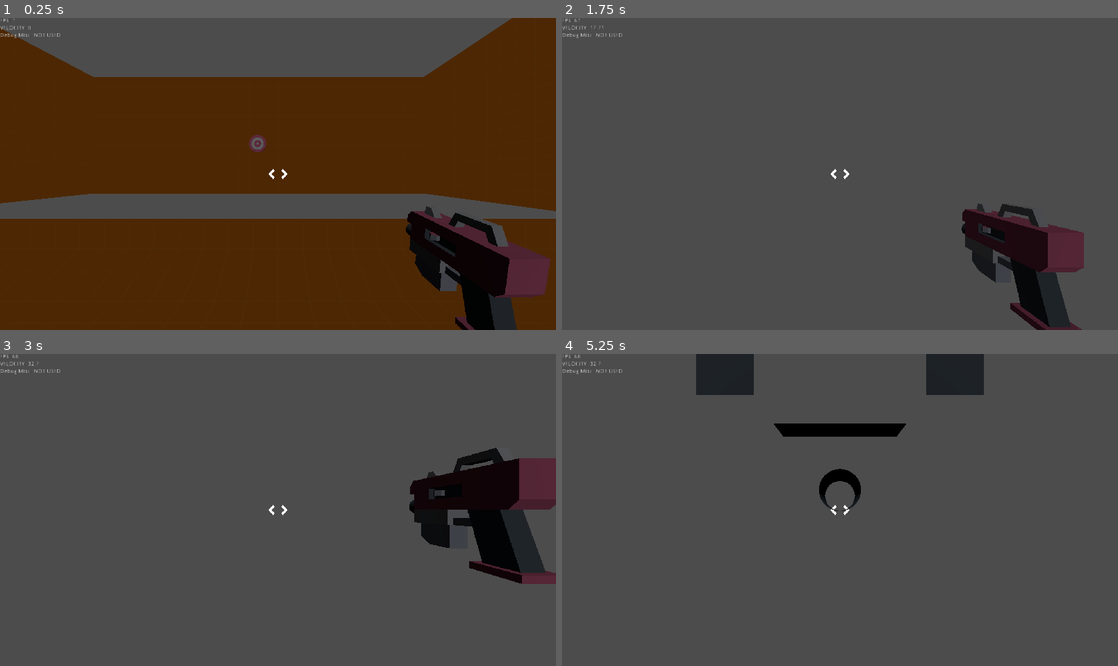
Above: before the commit, frames 1-4 (two rows, left to right).
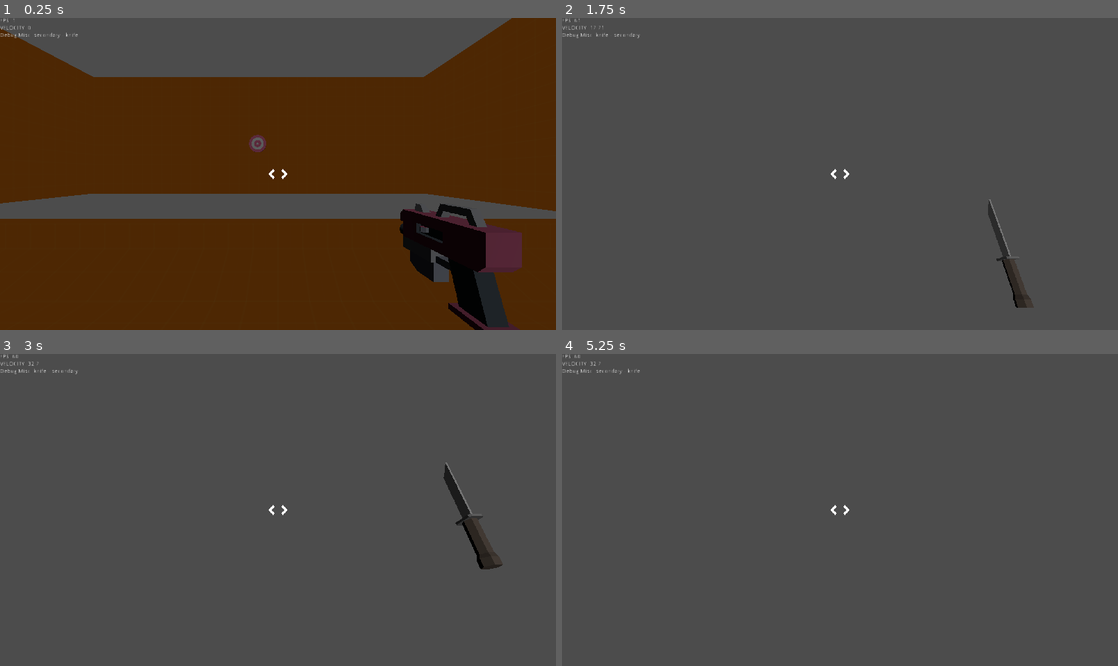
Above: after the commit, the same moments.

Repository: tengkuizdihar/competitive-fps
Game: Godot game, scene res://TestLevel.tscn
The game is run twice, just before and just after one commit, with the same random seed, the same clock (stepped at 60 frames per second) and the same inputs.
Inputs (mouse positions are in pixels of both pictures, inside the frame that each line leads up to):
- Up to frame 1 (0.25 s): no input
- Up to frame 2 (1.75 s): move the mouse to (867, 174) at 0.52 s; hold W (player_forward) from 0.53 s (still down); click (867, 174) at 0.6 s; tap Space (player_jump) at 0.77, 1.52 s; right-click (867, 174) at 0.8 s; move the mouse to (812, 174) at 1.27 s; right-click (812, 174) at 1.35 s; tap 3 (player_weapon_gun_knife, bound only after the commit) at 1.55 s
- Up to frame 3 (3 s): keep holding W (player_forward); tap Enter at 2 s; move the mouse to (289, 503) at 2.02 s; tap 3 (player_weapon_gun_knife, bound only after the commit) at 2.1 s; tap 1 (player_weapon_gun_primary, bound only after the commit) at 2.3, 2.85 s; move the mouse to (272, 516) at 2.77 s
- Up to frame 4 (5.25 s): keep holding W (player_forward); tap Space (player_jump) at 3.02, 3.5, 3.77, 4.52 s; tap 2 (player_weapon_gun_secondary, bound only after the commit) at 3.05, 3.6 s; move the mouse to (878, 513) at 3.52 s; tap Q (player_weapon_swap, bound only after the commit) at 3.8, 4.35 s; move the mouse to (795, 506) at 4.27 s; click (795, 506) at 4.55 s; move the mouse to (845, 510) at 5.02 s; hold Ctrl (player_crouch) from 5.03 s (still down)

The runs differ from the first frame. In frame 1, 4.0% of the frame differs, in the area x 0-100%, y 3-100%; in frame 2, 5.3%; in frame 3, 7.2%, in the area x 6-100%, y 4-74%; in frame 4, 4.1%.

Commit message:
Resolve "Add melee weapon"

Diff:
--- /dev/null
+++ b/compegodot/global.gd
@@ -0,0 +1,7 @@
+extends Node
+
+enum WEAPON_TYPE {
+	AUTOMATIC,
+	SEMI_AUTOMATIC,
+	KNIFE
+}
--- a/compegodot/player/Player.gd
+++ b/compegodot/player/Player.gd
@@ -17,7 +17,16 @@
 onready var mouse_sensitivity = 0.0008  # radians/pixel, TODO: refactor to game settings
 onready var current_acceleration = GROUND_ACCELERATION
 onready var center_raycast = $Pivot/Camera/CenterRaycast
-onready var gun: GenericGun = $Pivot/Camera/PM9
+
+### Gun Variables
+onready var weapon: GenericWeapon = $Pivot/Camera/GunContainer/PM9
+onready var current_weapon = "secondary"
+onready var last_weapon_used = "knife"
+onready var weapons = {
+	"primary": null,
+	"secondary": $Pivot/Camera/GunContainer/PM9,
+	"knife": $Pivot/Camera/GunContainer/KF1
+}
 
 ### A counter that will increase as many times as it jumps until it's on the floor again
 var jump_counter = 0
@@ -100,6 +109,7 @@
 	#           this will ensure possibilities for multiplayer in the future
 	manage_crouching(delta)
 	handle_movement(get_movement_input($Pivot/Camera.global_transform.basis), delta)
+	handle_weapon_selection()
 	fire_to_direction()
 
 ###########################################################
@@ -187,21 +197,78 @@
 
 	State.change_state("DEBUG_PLAYER_VELOCITY", stepify(final_velocity.length(), 0.01))
 
-# TODO: fire to direction on the same frame when pressed
-# TODO: use gun inaccuracy + movement inaccuracy
-# TODO: use gun information for ammo and reloading
+
+func hide_all_weapon() -> void:
+	for w in weapons.values():
+		if w:
+			w.hide()
+
+
+func handle_weapon_selection() -> void:
+	if Input.is_action_just_pressed("player_weapon_swap"):
+		hide_all_weapon()
+		var new_weapon = last_weapon_used
+		last_weapon_used = current_weapon
+		current_weapon = new_weapon
+		weapon = weapons[current_weapon]
+		weapon.show()
+	if Input.is_action_just_pressed("player_weapon_gun_primary"):
+		if weapons.primary:
+			if current_weapon != "primary":
+				last_weapon_used = current_weapon
+				current_weapon = "primary"
+			hide_all_weapon()
+			weapon = weapons.primary
+			weapon.show()
+	if Input.is_action_just_pressed("player_weapon_gun_secondary"):
+		if weapons.secondary:
+			if current_weapon != "secondary":
+				last_weapon_used = current_weapon
+				current_weapon = "secondary"
+			hide_all_weapon()
+			weapon = weapons.secondary
+			weapon.show()
+	if Input.is_action_just_pressed("player_weapon_gun_knife"):
+		if weapons.knife:
+			if current_weapon != "knife":
+				last_weapon_used = current_weapon
+				current_weapon = "knife"
+			hide_all_weapon()
+			weapon = weapons.knife
+			weapon.show()
+	State.change_state("DEBUG_MISC", current_weapon + " - " + last_weapon_used)
+
+
+# TODO: use weapon inaccuracy + movement inaccuracy
+# TODO: use weapon information for ammo and reloading
 func fire_to_direction() -> void:
-	if Input.is_action_just_pressed("player_shoot") and gun.can_shoot():
-		# TODO DEV ONLY PLEASE CHANGE TO A BETTER ONE WITH WAIT AND SHIT
-		gun.shoot_routine()
+	# FIRST TRIGGER
+	if Input.is_action_just_pressed("player_shoot_primary") and weapon.can_shoot():
+		weapon.trigger_on()
+		center_raycast.cast_to = Vector3.FORWARD * weapon.max_distance
+
 		var colliding = center_raycast.get_collider()
 		if colliding and "i_health" in colliding:
-			colliding.i_health.change_health(-gun.base_damage)
+			colliding.i_health.change_health(-weapon.base_damage)
 		if colliding and colliding is RigidBody:
 			var imp_direction = -center_raycast.global_transform.basis.z.normalized()
 			colliding.apply_impulse(center_raycast.get_collision_point() - colliding.global_transform.origin, imp_direction * 10)
-	elif Input.is_action_just_released("player_shoot"):
-		pass
+	elif Input.is_action_just_released("player_shoot_primary"):
+		weapon.trigger_off()
+
+	# SECOND TRIGGER
+	elif Input.is_action_just_pressed("player_shoot_secondary") and weapon.can_shoot():
+		weapon.second_trigger_on()
+		center_raycast.cast_to = Vector3.FORWARD * weapon.max_distance
+
+		var colliding = center_raycast.get_collider()
+		if colliding and "i_health" in colliding:
+			colliding.i_health.change_health(-weapon.base_damage)
+		if colliding and colliding is RigidBody:
+			var imp_direction = -center_raycast.global_transform.basis.z.normalized()
+			colliding.apply_impulse(center_raycast.get_collision_point() - colliding.global_transform.origin, imp_direction * 10)
+	elif Input.is_action_just_released("player_shoot_secondary"):
+		weapon.second_trigger_off()
 
 
 ###########################################################
--- a/compegodot/player/Player.tscn
+++ b/compegodot/player/Player.tscn
@@ -6,12 +6,13 @@
 [ext_resource path="res://middlescreen.gd" type="Script" id=4]
 [ext_resource path="res://world_item/GunContainer.tscn" type="PackedScene" id=5]
 [ext_resource path="res://world_item/guns/PM9.tscn" type="PackedScene" id=6]
+[ext_resource path="res://world_item/guns/KF1.tscn" type="PackedScene" id=7]
 
 [sub_resource type="CapsuleShape" id=1]
 height = 3.0
 
 [sub_resource type="CylinderShape" id=2]
-height = 0.920179
+height = 1.0
 
 [sub_resource type="GDScript" id=3]
 script/source = "extends Label
@@ -46,7 +47,7 @@
 shape = SubResource( 1 )
 
 [node name="Feet" type="CollisionShape" parent="."]
-transform = Transform( 1, 0, 0, 0, 1, 0, 0, 0, 1, 0, -1.92458, 0 )
+transform = Transform( 1, 0, 0, 0, 1, 0, 0, 0, 1, 0, -2, 0 )
 shape = SubResource( 2 )
 
 [node name="Pivot" type="Spatial" parent="."]
@@ -130,8 +131,16 @@
 enabled = true
 cast_to = Vector3( 0, 0, -300 )
 
-[node name="PM9" parent="Pivot/Camera" instance=ExtResource( 6 )]
-transform = Transform( 1, 0, 0, 0, 1, 0, 0, 0, 1, 0.618566, -0.281146, -0.843551 )
+[node name="GunContainer" type="Spatial" parent="Pivot/Camera"]
+transform = Transform( 1, 0, 0, 0, 1, 0, 0, 0, 1, 0.619, -0.281, -0.844 )
+
+[node name="PM9" parent="Pivot/Camera/GunContainer" instance=ExtResource( 6 )]
+
+[node name="KF1" parent="Pivot/Camera/GunContainer" instance=ExtResource( 7 )]
+visible = false
+anim_shoot_name = "shoot"
+anim_shoot_secondary_name = "shoot_secondary"
+base_damage = 100.0
 
 [node name="MeshInstance" type="MeshInstance" parent="."]
 transform = Transform( 1, 0, 0, 0, -1.62921e-07, -1, 0, 1, -1.62921e-07, 0, 0, 0 )
--- a/compegodot/project.godot
+++ b/compegodot/project.godot
@@ -15,9 +15,9 @@
 "path": "res://player/CameraSmoothPhysics.gd"
 }, {
 "base": "Spatial",
-"class": "GenericGun",
+"class": "GenericWeapon",
 "language": "GDScript",
-"path": "res://world_item/guns/GenericGun.gd"
+"path": "res://world_item/guns/GenericWeapon.gd"
 }, {
 "base": "Node",
 "class": "IHealth",
@@ -26,7 +26,7 @@
 } ]
 _global_script_class_icons={
 "CameraSmoothPhysics": "",
-"GenericGun": "",
+"GenericWeapon": "",
 "IHealth": ""
 }
 
@@ -40,6 +40,7 @@
 
 Util="*res://util.gd"
 State="*res://state.gd"
+Global="*res://global.gd"
 
 [display]
 
@@ -74,7 +75,7 @@
 "events": [ Object(InputEventKey,"resource_local_to_scene":false,"resource_name":"","device":0,"alt":false,"shift":false,"control":false,"meta":false,"command":false,"pressed":false,"scancode":32,"unicode":0,"echo":false,"script":null)
  ]
 }
-player_shoot={
+player_shoot_primary={
 "deadzone": 0.5,
 "events": [ Object(InputEventMouseButton,"resource_local_to_scene":false,"resource_name":"","device":0,"alt":false,"shi …(212 unchanged characters)…
  ]
@@ -94,6 +95,31 @@
 "events": [ Object(InputEventKey,"resource_local_to_scene":false,"resource_name":"","device":0,"alt":false,"shift":false,"control":false,"meta":false,"command":false,"pressed":false,"scancode":16777238,"unicode":0,"echo":false,"script":null)
  ]
 }
+player_shoot_secondary={
+"deadzone": 0.5,
+"events": [ Object(InputEventMouseButton,"resource_local_to_scene":false,"resource_name":"","device":0,"alt":false,"shift":false,"control":false,"meta":false,"command":false,"button_mask":0,"position":Vector2( 0, 0 ),"global_position":Vector2( 0, 0 ),"factor":1.0,"button_index":2,"pressed":false,"doubleclick":false,"script":null)
+ ]
+}
+player_weapon_gun_primary={
+"deadzone": 0.5,
+"events": [ Object(InputEventKey,"resource_local_to_scene":false,"resource_name":"","device":0,"alt":false,"shift":false,"control":false,"meta":false,"command":false,"pressed":false,"scancode":49,"unicode":0,"echo":false,"script":null)
+ ]
+}
+player_weapon_gun_secondary={
+"deadzone": 0.5,
+"events": [ Object(InputEventKey,"resource_local_to_scene":false,"resource_name":"","device":0,"alt":false,"shift":false,"control":false,"meta":false,"command":false,"pressed":false,"scancode":50,"unicode":0,"echo":false,"script":null)
+ ]
+}
+player_weapon_gun_knife={
+"deadzone": 0.5,
+"events": [ Object(InputEventKey,"resource_local_to_scene":false,"resource_name":"","device":0,"alt":false,"shift":false,"control":false,"meta":false,"command":false,"pressed":false,"scancode":51,"unicode":0,"echo":false,"script":null)
+ ]
+}
+player_weapon_swap={
+"deadzone": 0.5,
+"events": [ Object(InputEventKey,"resource_local_to_scene":false,"resource_name":"","device":0,"alt":false,"shift":false,"control":false,"meta":false,"command":false,"pressed":false,"scancode":81,"unicode":0,"echo":false,"script":null)
+ ]
+}
 
 [layer_names]
 
--- a/compegodot/world_item/RandomShootingGallery.gd
+++ b/compegodot/world_item/RandomShootingGallery.gd
@@ -39,6 +39,7 @@
 	var shape = collision_area.shape as BoxShape
 	var extents = shape.extents
 	var collision_area_glob_trans = collision_area.global_transform
+	randomize()
 	var random_in_box = Vector3(rand_range(-extents.x, extents.x), rand_range(-extents.y, extents.y), rand_range(-extents.z, extents.z))
 
 	return collision_area_glob_trans.xform(random_in_box)
--- a/compegodot/world_item/guns/GenericGun.gd
+++ b/compegodot/world_item/guns/GenericWeapon.gd
@@ -1,6 +1,9 @@
 tool
 extends Spatial
-class_name GenericGun
+class_name GenericWeapon
+
+# The type of the weapon
+export (Global.WEAPON_TYPE) var weapon_type = Global.WEAPON_TYPE.SEMI_AUTOMATIC
 
 # The nodepath going to the animation player of the gun
 export (NodePath) var gun_animation_player_path
@@ -11,11 +14,17 @@
 # The shooting animation name in the gun AnimationPlayer
 export (String) var anim_shoot_name = "shoot"
 
+# The secondary animation name in the gun AnimationPlayer
+export (String) var anim_shoot_secondary_name = "shoot_secondary"
+
 # The base damage inflicted for this gun
 export (float) var base_damage = 100.0
 
 # The gun's rounds per second. Use 0 to disable it
 export (float) var round_per_second = 1
+
+# The gun's maximum distance toward the target
+export (float) var max_distance = 300.0
 
 # Interal reference to the gun animation player
 var anim_player: AnimationPlayer
@@ -68,8 +77,26 @@
 
 # Call when you want to animate and make a shooting sound
 # Will also start the timer for round per minute
-func shoot_routine() -> void:
-	shoot_audio_player.play()
-	rof_timer.start()
-	anim_player.stop()
-	anim_player.play(anim_shoot_name)
+func trigger_on() -> void:
+	if Global.WEAPON_TYPE.SEMI_AUTOMATIC or Global.WEAPON_TYPE.KNIFE:
+		shoot_audio_player.play()
+		rof_timer.start()
+		anim_player.stop()
+		anim_player.play(anim_shoot_name)
+
+func trigger_off() -> void:
+	if Global.WEAPON_TYPE.SEMI_AUTOMATIC:
+		pass
+
+
+# TODO add second audio
+func second_trigger_on() -> void:
+	if Global.WEAPON_TYPE.KNIFE:
+		rof_timer.start()
+		anim_player.stop()
+		anim_player.play(anim_shoot_secondary_name)
+
+
+func second_trigger_off() -> void:
+	if Global.WEAPON_TYPE.KNIFE:
+		pass
--- /dev/null
+++ b/compegodot/world_item/guns/KF1.tscn
@@ -0,0 +1,59 @@
+[gd_scene load_steps=5 format=2]
+
+[ext_resource path="res://world_item/guns/GenericWeapon.gd" type="Script" id=1]
+[ext_resource path="res://assets/knife/knife_sharp.obj" type="ArrayMesh" id=2]
+[ext_resource path="res://assets/sounds/344403__jawbutch__knife-swish-1uncompressed.wav" type="AudioStream" id=3]
+
+[sub_resource type="Animation" id=1]
+resource_name = "shoot"
+length = 0.6
+tracks/0/type = "value"
+tracks/0/path = NodePath("Spatial:transform")
+tracks/0/interp = 1
+tracks/0/loop_wrap = true
+tracks/0/imported = false
+tracks/0/enabled = true
+tracks/0/keys = {
+"times": PoolRealArray( 0, 0.1, 0.2, 0.6 ),
+"transitions": PoolRealArray( 1, 1, 1, 1 ),
+"update": 0,
+"values": [ Transform( 1, 0, 0, 0, 1, 0, 0, 0, 1, 0, 0, 0 ), Transform( 1, 0, 0, 0, 0.137929, 0.990442, 0, -0.990442, 0.137929, 0, 0.214322, 0 ), Transform( 1, 0, 0, 0, 0.150647, 0.988588, 0, -0.988588, 0.150647, 0, 0, -0.52338 ), Transform( 1, 0, 0, 0, 1, 0, 0, 0, 1, 0, 0, 0 ) ]
+}
+
+[node name="KF1" type="Spatial"]
+script = ExtResource( 1 )
+__meta__ = {
+"_editor_description_": "Knife Formality 1"
+}
+weapon_type = 2
+gun_animation_player_path = NodePath("AnimationPlayer")
+gun_shoot_audio_player = NodePath("AudioStreamPlayer")
+round_per_second = 2.0
+max_distance = 3.25
+
+[node name="Spatial" type="Spatial" parent="."]
+
+[node name="knife_sharp" type="MeshInstance" parent="Spatial"]
+transform = Transform( -5, -1.7517e-07, -6.53831e-07, 2.18557e-07, 6.06218, -2.5, 6.28795e-07, -3.5, -4.33013, 0, 0, 0 )
+layers = 2
+mesh = ExtResource( 2 )
+material/0 = null
+material/1 = null
+material/2 = null
+material/3 = null
+material/4 = null
+material/5 = null
+material/6 = null
+material/7 = null
+material/8 = null
+material/9 = null
+material/10 = null
+material/11 = null
+material/12 = null
+
+[node name="AnimationPlayer" type="AnimationPlayer" parent="."]
+anims/shoot = SubResource( 1 )
+
+[node name="AudioStreamPlayer" type="AudioStreamPlayer" parent="."]
+stream = ExtResource( 3 )
+volume_db = 0.5
--- a/compegodot/world_item/guns/PM9.tscn
+++ b/compegodot/world_item/guns/PM9.tscn
@@ -1,13 +1,14 @@
 [gd_scene load_steps=9 format=2]
 
 [ext_resource path="res://assets/gun_model/pink.material" type="Material" id=1]
-[ext_resource path="res://world_item/guns/GenericGun.gd" type="Script" id=2]
+[ext_resource path="res://world_item/guns/GenericWeapon.gd" type="Script" id=2]
 [ext_resource path="res://assets/gun_model/metal.material" type="Material" id=3]
 [ext_resource path="res://assets/gun_model/dark.material" type="Material" id=4]
 [ext_resource path="res://assets/gun_model/darkMetal.material" type="Material" id=5]
 [ext_resource path="res://assets/sounds/415912__okieactor__heathers-gunshot-effect2.wav" type="AudioStream" id=6]
 
-[sub_resource type="ArrayMesh" id=3]
+
+[sub_resource type="ArrayMesh" id=1]
 resource_name = "blasterC"
 surfaces/0 = {
 "aabb": AABB( -0.05, -0.17, -0.2375, 0.1, 0.34, 0.475 ),
@@ -76,17 +77,19 @@
 
 [node name="PM9" type="Spatial"]
 script = ExtResource( 2 )
+__meta__ = {
+"_editor_description_": "Pistol Machina 9"
+}
 gun_animation_player_path = NodePath("AnimationPlayer")
 gun_shoot_audio_player = NodePath("GunShoot")
 round_per_second = 4.45
 
 [node name="Spatial" type="Spatial" parent="."]
-transform = Transform( 1, 0, 0, 0, 0.992346, -0.123485, 0, 0.123485, 0.992346, 0, -0.0176117, 0.0501506 )
 
 [node name="blasterC2" type="MeshInstance" parent="Spatial"]
 transform = Transform( -1, 0, -2.06632e-07, 0, 1, 0, 2.06632e-07, 0, -1, 0, 0, 0 )
 layers = 2
-mesh = SubResource( 3 )
+mesh = SubResource( 1 )
 material/0 = null
 material/1 = null
 material/2 = null
Not shown, added: compegodot/assets/knife/knifeRound_sharp.mtl
Not shown, added: compegodot/assets/knife/knifeRound_sharp.obj
Not shown, added: compegodot/assets/knife/knifeRound_sharp.obj.import
Not shown, added: compegodot/assets/knife/knifeRound_smooth.mtl
Not shown, added: compegodot/assets/knife/knifeRound_smooth.obj
Not shown, added: compegodot/assets/knife/knifeRound_smooth.obj.import
Not shown, added: compegodot/assets/knife/knife_sharp.mtl
Not shown, added: compegodot/assets/knife/knife_sharp.obj
Not shown, added: compegodot/assets/knife/knife_sharp.obj.import
Not shown, added: compegodot/assets/knife/knife_smooth.mtl
Not shown, added: compegodot/assets/knife/knife_smooth.obj
Not shown, added: compegodot/assets/knife/knife_smooth.obj.import
(and 3 more such lines)
